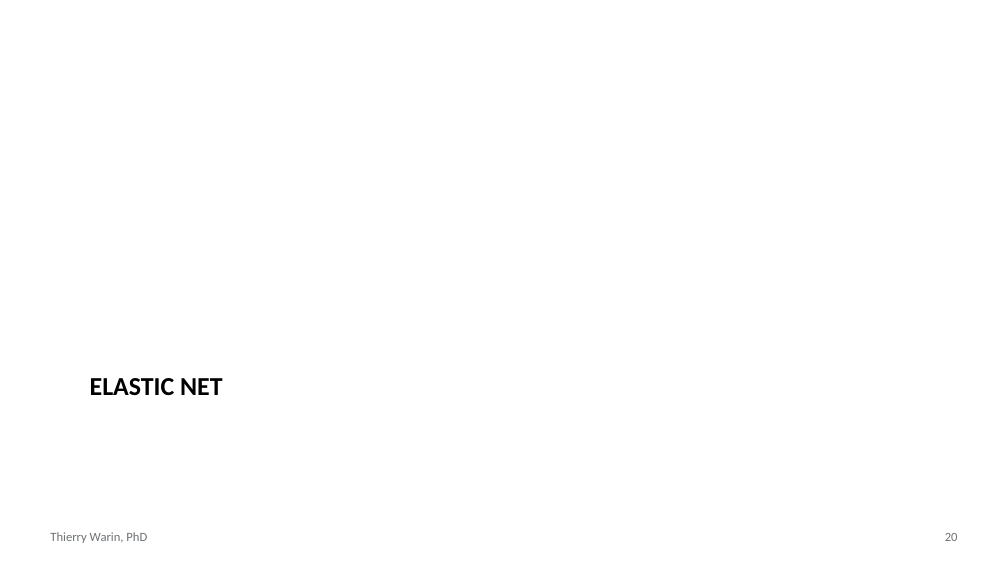
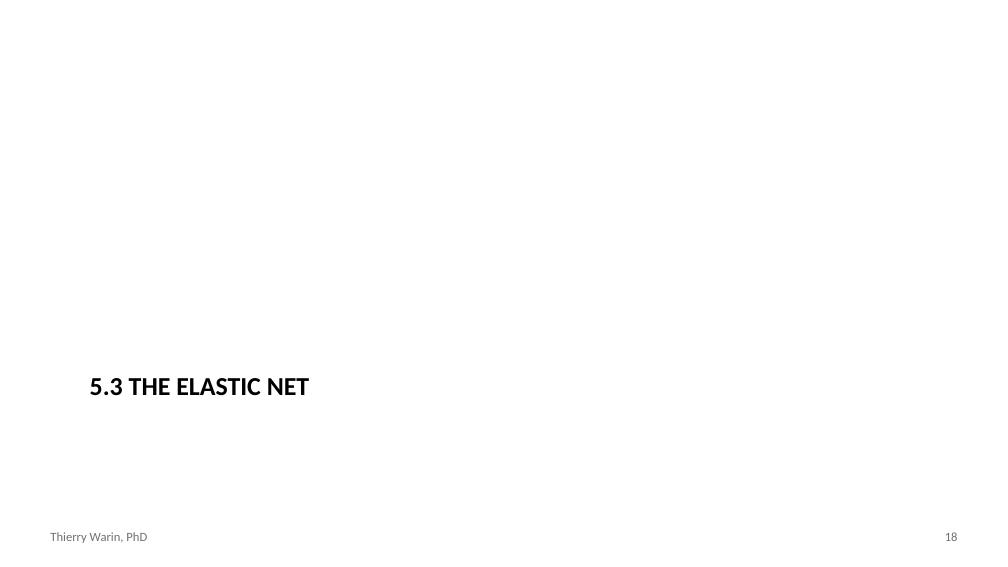
Before and after one commit to warint/quantitative-methods, a slide deck: slide 18 of 05-ridge-lasso-elastic-net/slides.pptx (slide 20 before the commit). Drawn at 1008x567 pixels with LibreOffice and Linux fonts; fonts in the diff are those of the drawing. Boxes give left, top, right and bottom in pixels: in the first picture for what was removed or moved away, otherwise in the second. Text is boxed around its words. In the diff, an @@ line names an element or a change of style, - is before the commit and + after.

```diff
--- a/05-ridge-lasso-elastic-net/slides.pptx
+++ b/05-ridge-lasso-elastic-net/slides.pptx
@@ title at (90,378,309,395): text changed @@
-ELASTIC NET
+5.3 THE ELASTIC NET
@@ page number at (945,532,958,541): text changed @@
-20
+18
```
Also in this commit, not shown: 8 other slides changed, 20 slides added, 27 slides removed, 3 other files.
